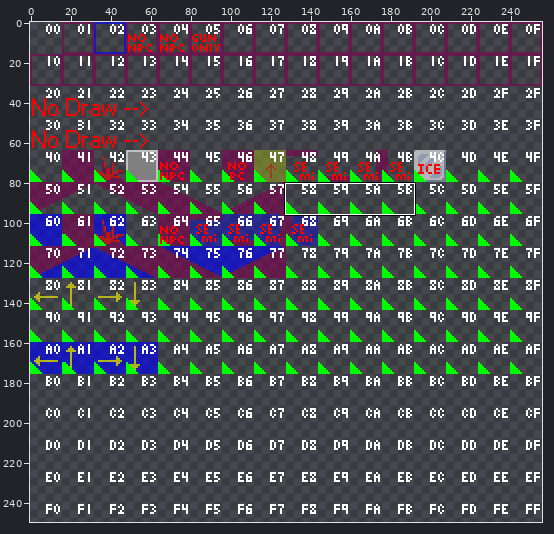
Two versions of one pixel-art file, CaveStory/bl_tiletypes_wip.aseprite. Above, an overview of the earlier version with the close-up marked.
Close-up. Before the edit:
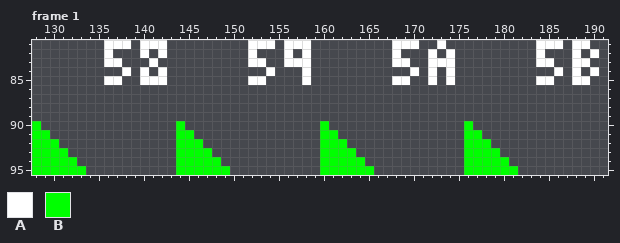
256x256 pixels, 2 frames. Colours within 5 levels of each other are drawn and written as one. Shown: frame 1: x 128..191, y 81..95. The wide view leaves out empty margins.
Visible layers, top first: "text", "bl tiletypes", "tiles" opacity 60%.
Palette (. is transparent): A #ffffff  B #00ff00
Pixels before, frame 1, first column x 128:
81 ........AAA.AAA.........AAA.AAA.........AAA..A..........AAA.AA.
82 ........A...A.A.........A...A.A.........A...A.A.........A...A.A
83 ........AA...A..........AA..AAA.........AA..AAA.........AA..AA.
84 ..........A.A.A...........A...A...........A.A.A...........A.A.A
85 ........AA..AAA.........AA....A.........AA..A.A.........AA..AA.
86 ...............................................................
87 ...............................................................
88 ...............................................................
89 ...............................................................
90 B...............B...............B...............B..............
91 BB..............BB..............BB..............BB.............
92 BBB.............BBB.............BBB.............BBB............
93 BBBB............BBBB............BBBB............BBBB...........
94 BBBBB...........BBBBB...........BBBBB...........BBBBB..........
95 BBBBBB..........BBBBBB..........BBBBBB..........BBBBBB.........
The same view after the edit:
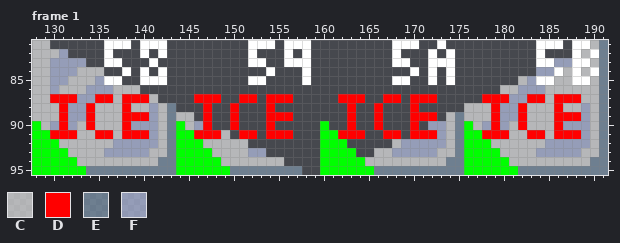
Colours new in this view: C #ffffff9a  D #ff0000  E #88a3bc9a  F #c9d4fd9a
Diff:
Changed rows in their new state; - is an unchanged pixel.
Frame 1, layers "text", "tiles":
first column x 128:
81 CC------------------------------------------------------------CE
82 CCCF---------------------------------------------------------C-E
83 CCFFFF----------------------------------------------------FF--CE
84 CCFFFCCC------------------------------------------------FF-C-C-E
85 CCFFCCCF----------------------------------------------CF--CC--CE
86 CCFCCCFFFCCC----------------------------------------CCFFFCCCCCCE
87 CCDDDFFDDCDDDC----DDD--DD-DDD-----DDD--DD-DDD-----DDDFFDDCDDDCCE
88 CCCDFFDCCCDCCFCE---D--D---D--------D--D---D-----CCCDFFDCCCDCCFCE
89 CCCDFFDCCCDDDFCECC-D--D---DDD------D--D---DDD-CECCCDFFDCCCDDDFCE
90 -CFDFCDCCCDFFFCE-CFD--D---D--------D--D---D-FFCE-CFDFCDCCCDFFFCE
91 --DDDCCDDCDDDFCE--DDDC-DD-DDD-----DDD--DD-DDDFCE--DDDCCDDCDDDFCE
92 ---CCCCCCFFFFFCE---CCCCC----------------CFFFFFCE---CCCCCCFFFFFCE
93 ----CCCCFFFFFCCE----CCCCFF------------CCFFFFFCCE----CCCCFFFFFCCE
94 -----CCCCCCCCCEE-----CCCCCCC---------CCCCCCCCCEE-----CCCCCCCCCEE
95 ------EEEEEEEEEE------EEEEEEEE--------EEEEEEEEEE------EEEEEEEEEE
Changed places in both close-ups, as pixel boxes (x1, y1, x2, y2):
added: (32, 40, 302, 175)
added: (338, 40, 608, 175)
